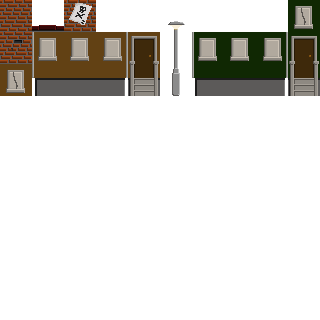
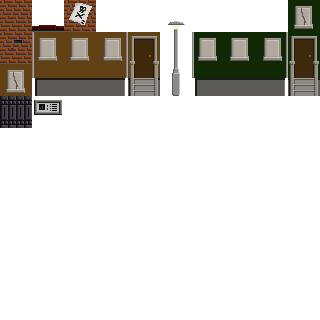
Comparing the layer stacks of the two 320 x 320 images. Changes:
painted on "nonsolid.png" over [0,96,62,128]
